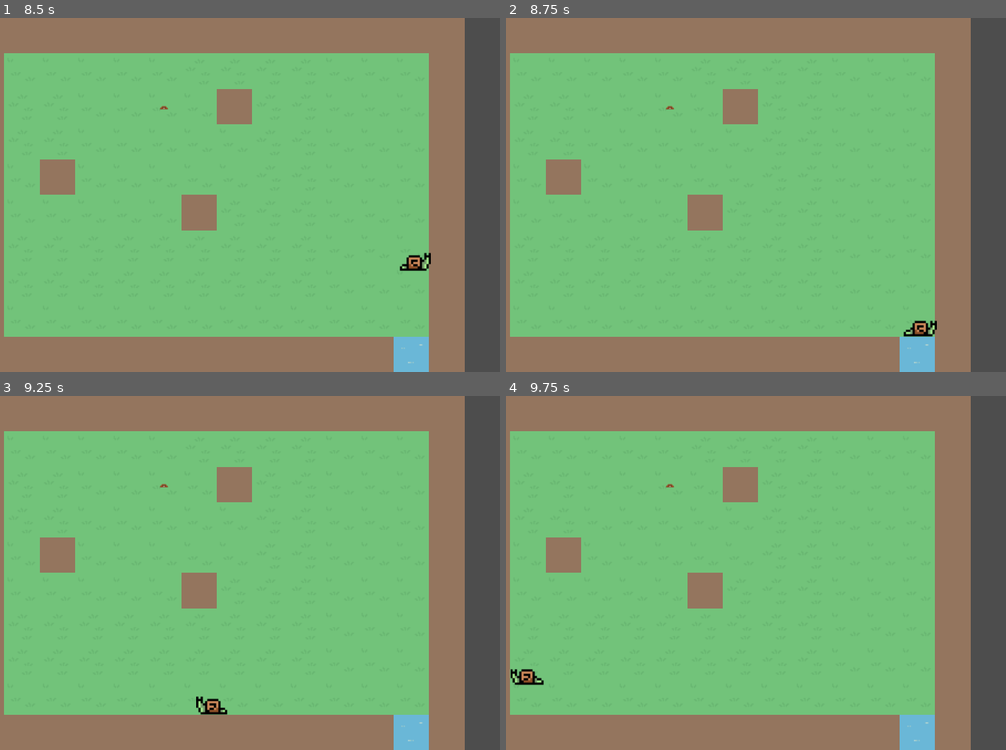
Above: before the commit, frames 1-4 (two rows, left to right).
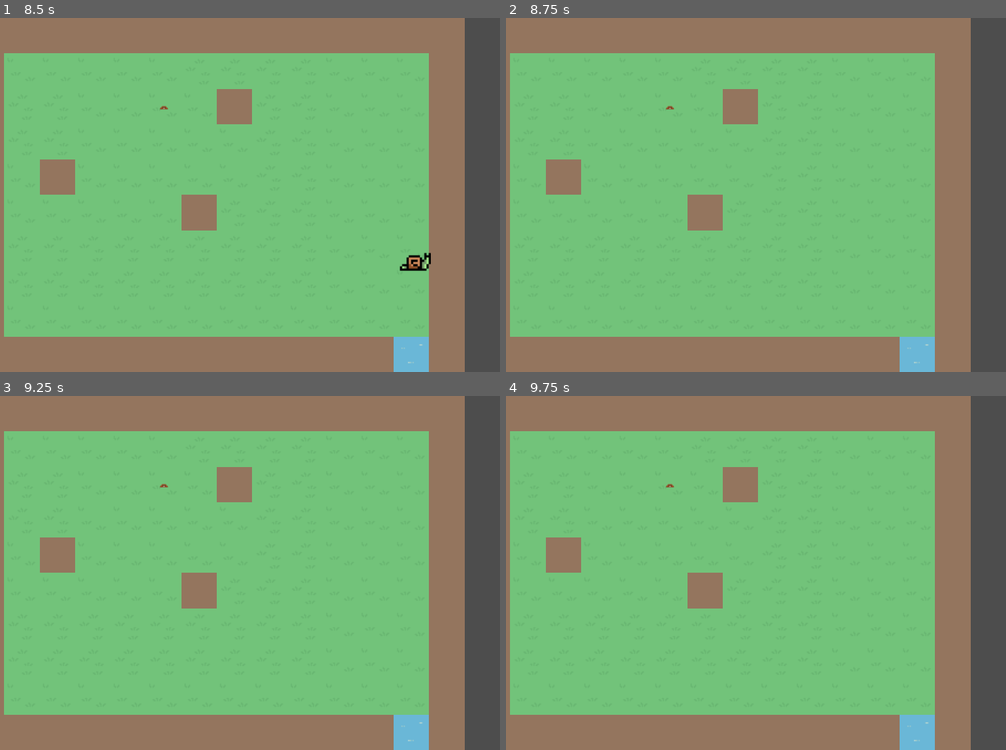
Above: after the commit, the same moments.

Repository: mrw436/SNAILS
Game: Godot game, scene res://main.tscn
Two runs of this game, one before a commit and one after it. Both use one fixed random seed, a clock stepped at 60 frames per second and the inputs below.
Inputs:
- Up to frame 1 (8.5 s): tap Enter at 0.5, 2, 5 s; hold Right (move_right) 0.53-1.28 s; tap Space at 1.25, 3.5, 8 s; hold Down (move_down) 1.28-2.03 s; hold Right (move_right) 2.03-2.78 s; hold Up (move_up) 2.78-3.53 s; hold Left (move_left) 3.53-5.03 s; hold Down (move_down) 5.03-5.78 s; hold Right (move_right) 5.78-6.53 s; hold Up (move_up) 6.53-7.28 s; hold Right (move_right) 7.28-8.03 s; hold Down (move_down) from 8.03 s (still down)
- Up to frame 2 (8.75 s): keep holding Down (move_down)
- Up to frame 3 (9.25 s): release Down (move_down) at 8.78 s; hold Left (move_left) from 8.78 s (still down)
- Up to frame 4 (9.75 s): release Left (move_left) at 9.53 s; hold Up (move_up) from 9.53 s (still down)

Frame 1 is identical in both runs. In frame 2, 0.2% of the frame differs, in the area x 79-87%, y 85-91%; in frame 3, 0.2%, in the area x 39-46%, y 84-91%; in frame 4, 0.2%.

Commit message:
kill snail

Diff:
--- a/mole.tscn
+++ b/mole.tscn
@@ -22,6 +22,6 @@
 
 [node name="AnimatedSprite2D2" type="AnimatedSprite2D" parent="."]
 sprite_frames = SubResource("SpriteFrames_i5mux")
-frame_progress = 0.244731
+frame_progress = 0.697851
 
 [node name="CollisionShape2D2" type="CollisionShape2D" parent="."]
--- a/new_tile_set.tres
+++ b/new_tile_set.tres
@@ -715,4 +715,6 @@
 terrain_set_0/terrain_1/color = Color(0.5, 0.4375, 0.25, 1)
 terrain_set_0/terrain_2/name = "Water"
 terrain_set_0/terrain_2/color = Color(0.202404, 0.490964, 0.755714, 1)
+custom_data_layer_0/name = ""
+custom_data_layer_0/type = 0
 sources/1 = SubResource("TileSetAtlasSource_eohkv")
--- a/player.gd
+++ b/player.gd
@@ -4,10 +4,13 @@
 @export var speed = 400 # How fast the player will move (pixels/sec).
 var screen_size # Size of the game window.
 
+var tilemap # Reference to your TileMap
+var water_tile_id = 3 # ID for water tile in the TileSet
 
 # Called when the node enters the scene tree for the first time.
 func _ready() -> void:
 	screen_size = get_viewport_rect().size
+	tilemap = get_node("../TileMapLayer") # Get the TileMap node (adjust the path)
 
 var is_moving = false
 
@@ -34,7 +37,13 @@
 
 	var collision = move_and_collide(velocity * delta)
 	if collision:
-		print("I collided with ", collision.get_collider().name)
+		print(collision.get_collider())
+		var tile_pos = tilemap.get_coords_for_body_rid(collision.get_collider_rid())
+		var tile_id = tilemap.get_cell_tile_data(tile_pos).get_terrain() # Get the tile ID at the player's position
+		print("I collided with ", tile_id)
+		# tile_id 2 is water
+		if tile_id == 2:
+			kill_snail()
 		is_moving = false
 		velocity = Vector2(0,0);
 
@@ -43,17 +52,14 @@
 		$AnimatedSprite2D.flip_h = velocity.x > 0
 	# This is where the up/down sprite logic would usually go if we had one
 
+
+func kill_snail():
+	hide() # Player disappears after being hit.
+	hit.emit()
+	# Must be deferred as we can't change physics properties on a physics callback.
+	$CollisionShape2D.set_deferred("disabled", true)
+
 func start(pos):
 	position = pos
 	show()
 	$CollisionShape2D.disabled = false
-
-func stop_movement():
-	print('movement stopped')
-	is_moving = false
-	velocity = Vector2.ZERO
-
-func _on_body_entered(body: Node2D) -> void:
-	print('on body entered')
-	stop_movement()
-	hit.emit()
